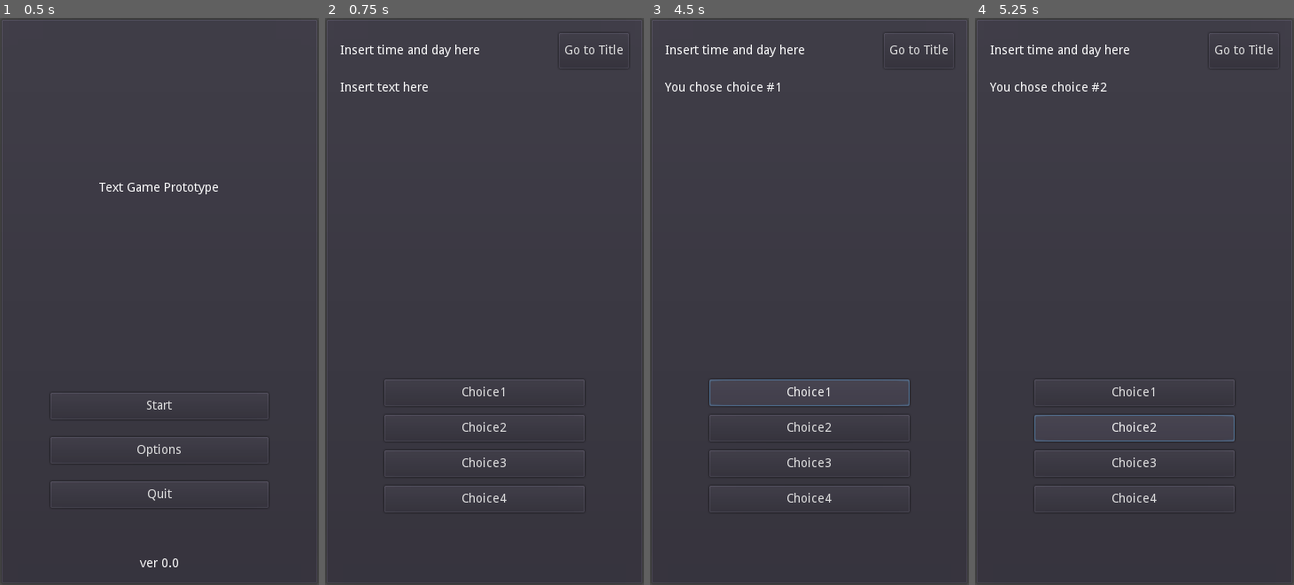
Above: before the commit, frames 1-4 (left to right).
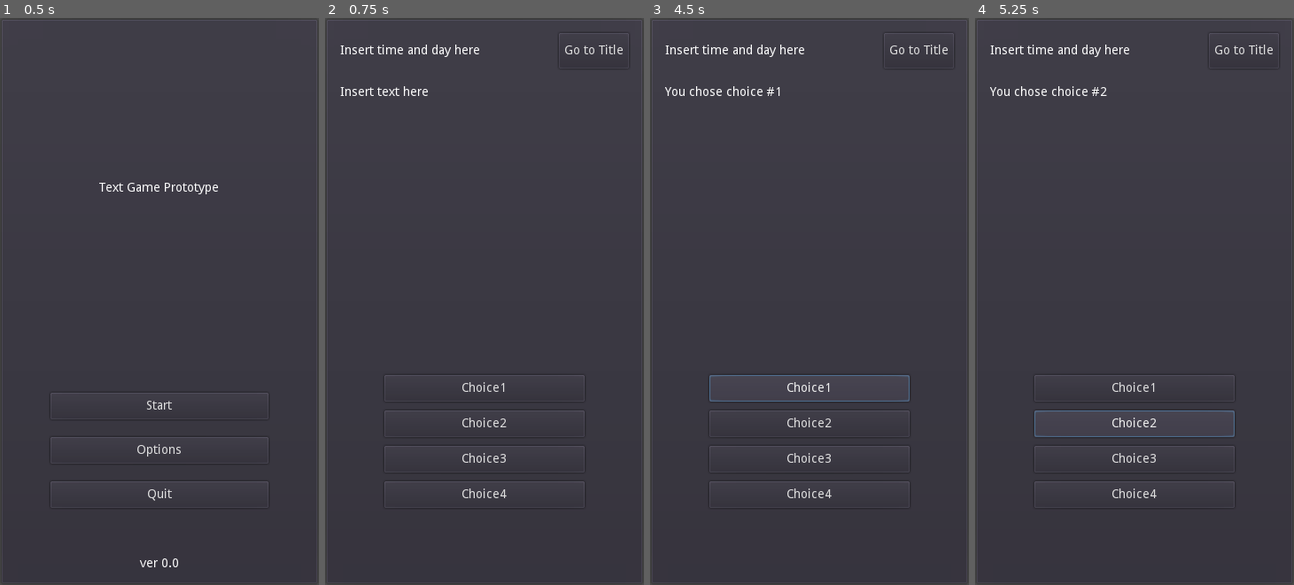
Above: after the commit, the same moments.

Repository: philipuriarte/A-Churchyard-of-Orphans
Game: Godot game, scene res://scenes/main.tscn
The game is run twice, just before and just after one commit, with the same random seed, the same clock (stepped at 60 frames per second) and the same inputs.
Inputs:
- Up to frame 1 (0.5 s): no input
- Up to frame 2 (0.75 s): click "Start" at 0.5 s
- Up to frame 3 (4.5 s): click "Go to Title" at 1.25 s; click "Start" at 2 s; click "Go to Title" at 2.75 s; click "Start" at 3.5 s; click "Choice1" at 4.25 s
- Up to frame 4 (5.25 s): click "Choice2" at 5 s

Frame 1 is identical in both runs. In frame 2, 1.3% of the frame differs, in the area x 4-82%, y 11-87%; in frame 3, 1.9%; in frame 4, 1.9%.

Commit message:
Update MainContainer separation to 20

Diff:
--- a/scenes/game_screen.tscn
+++ b/scenes/game_screen.tscn
@@ -23,7 +23,7 @@
 margin_top = 10.0
 margin_right = 336.0
 margin_bottom = 616.0
-custom_constants/separation = 15
+custom_constants/separation = 20
 
 [node name="TopContainer" type="HBoxContainer" parent="MarginContainer/MainCointainer"]
 margin_right = 326.0
@@ -44,15 +44,15 @@
 text = "Go to Title"
 
 [node name="ContentScroll" type="ScrollContainer" parent="MarginContainer/MainCointainer"]
-margin_top = 55.0
+margin_top = 60.0
 margin_right = 326.0
-margin_bottom = 551.0
+margin_bottom = 546.0
 size_flags_vertical = 3
 
 [node name="ContentContainer" parent="MarginContainer/MainCointainer/ContentScroll" instance=ExtResource( 2 )]
 margin_top = 0.0
 margin_right = 326.0
-margin_bottom = 496.0
+margin_bottom = 486.0
 
 [node name="BottomContainer" type="HBoxContainer" parent="MarginContainer/MainCointainer"]
 margin_top = 566.0
